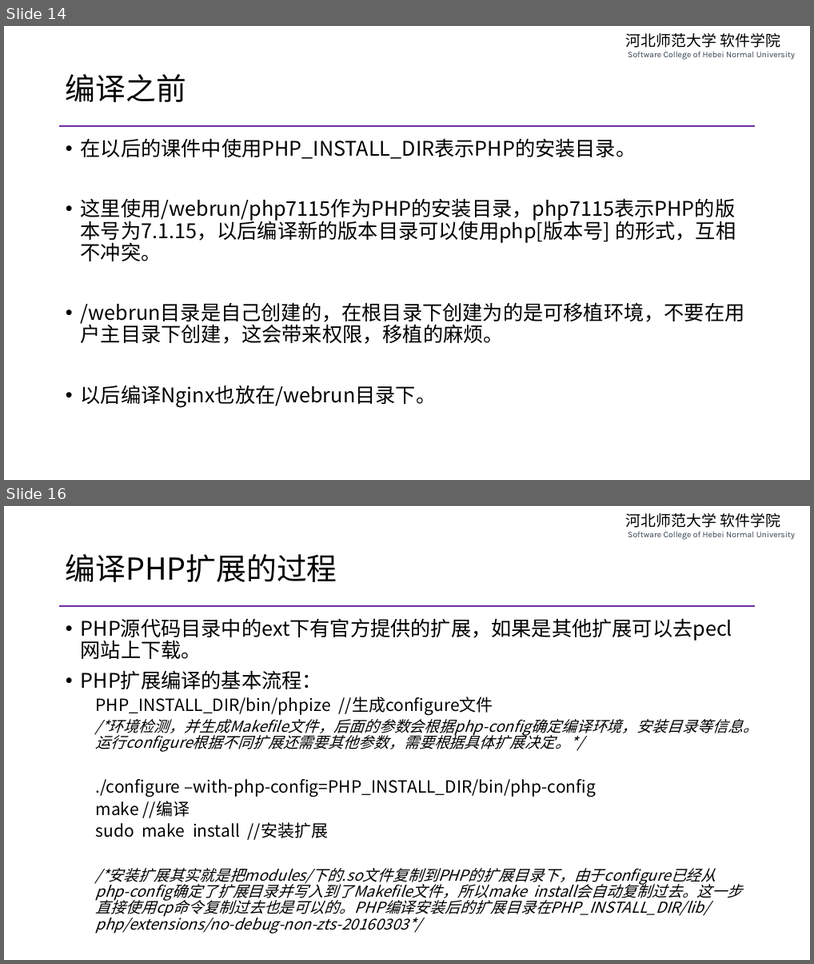
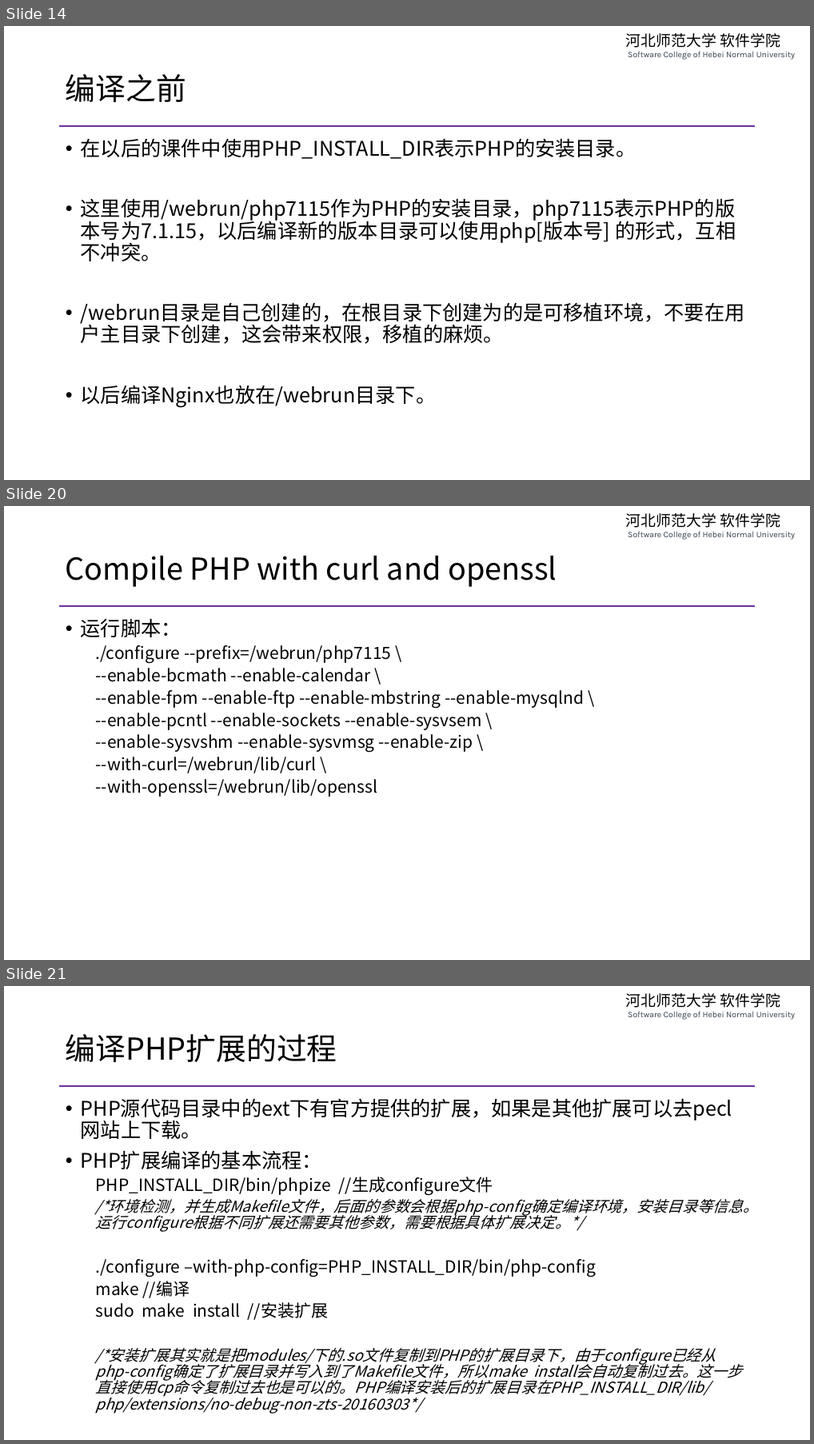
Before and after one commit to edu2act/course-php-serverside-development-on-linux, a slide deck: materials/slides/ch02-complie-php-source-code.pptx. Shown one above the other, each under a label of ours: slides 14 and 16 before the commit, slides 14, 20 and 21 after it; the slides between them are not shown. The pictures are 814x964 and 814x1444 pixels, drawn with LibreOffice and Linux fonts; fonts in the diff are those of the drawing. Boxes give left, top, right and bottom in pixels: in the first picture for what was removed or moved away, otherwise in the second. Text is boxed around its words. In the diff, an @@ line names an element or a change of style, - is before the commit and + after.

```diff
--- a/materials/slides/ch02-complie-php-source-code.pptx
+++ b/materials/slides/ch02-complie-php-source-code.pptx
@@ slide 20 added at bbox=[4, 506, 810, 960], background #FFFFFF; not listed: 2 template elements that a slide beside it also shows @@
@@ title added at bbox=[66, 556, 557, 587], 36 pt, text #000000 @@
+Compile PHP with curl and openssl
@@ text added at bbox=[81, 619, 584, 796], 20 pt, text #000000 @@
+• 运行脚本：
+  ./configure --prefix=/webrun/php7115 \
+  --enable-bcmath --enable-calendar \
+  --enable-fpm --enable-ftp --enable-mbstring --enable-mysqlnd \
+  --enable-pcntl --enable-sockets --enable-sysvsem \
+  --enable-sysvshm --enable-sysvmsg --enable-zip \
+  --with-curl=/webrun/lib/curl \
+  --with-openssl=/webrun/lib/openssl
@@ what was slide 16 is now slide 21 @@
```
Also in this commit, not shown: 5 slides changed, 4 other slides added, 1 other file.
